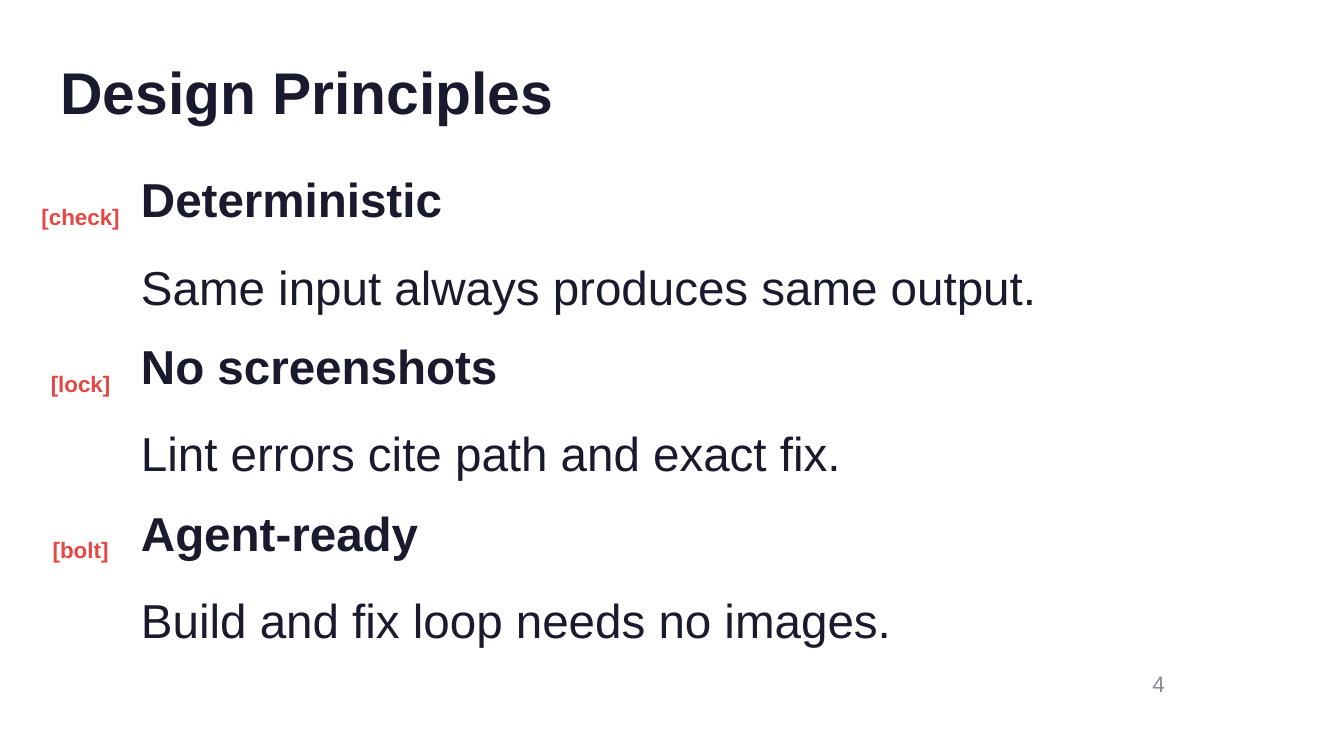
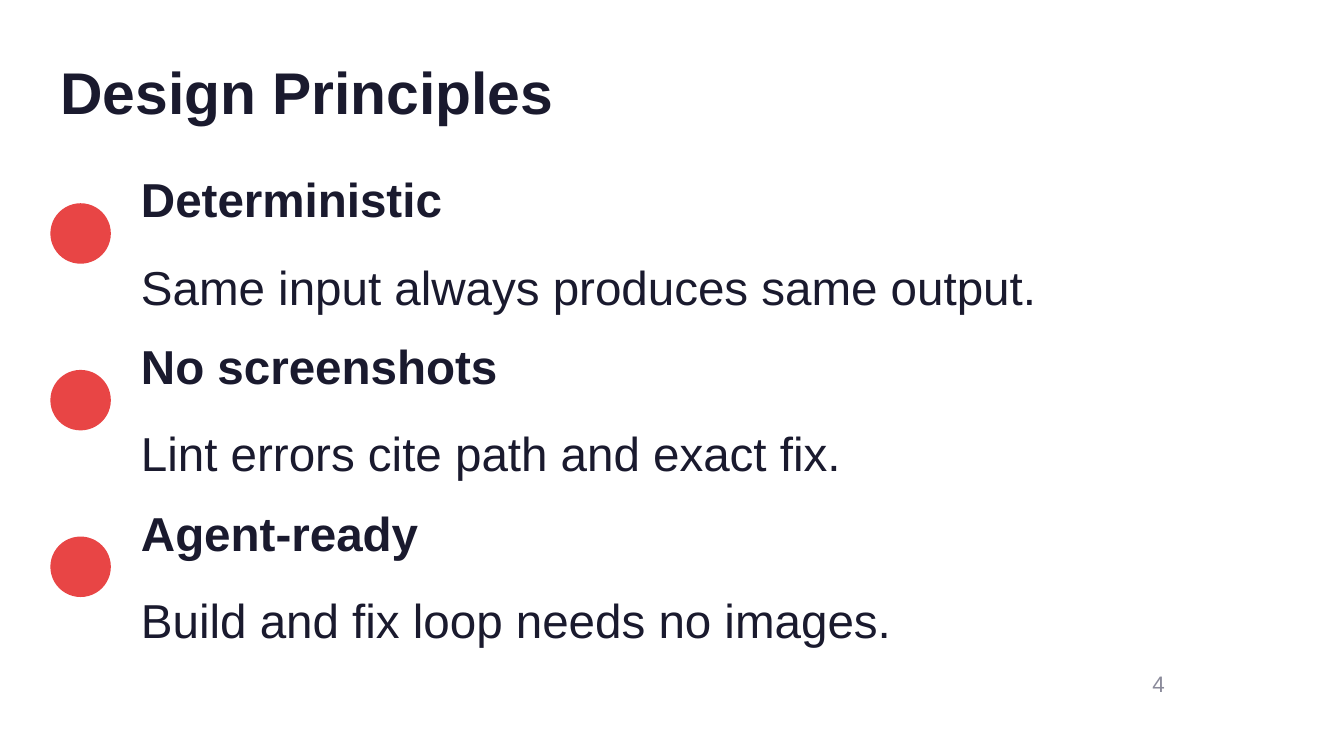
Before and after one commit to Victor-Palacios/SLaiDES, a slide deck: slide 4 of examples/demo-5.pptx. Drawn at 1344x756 pixels with LibreOffice and Linux fonts; fonts in the diff are those of the drawing. Boxes give left, top, right and bottom in pixels: in the first picture for what was removed or moved away, otherwise in the second. Text is boxed around its words. In the diff, an @@ line names an element or a change of style, - is before the commit and + after.

```diff
--- a/examples/demo-5.pptx
+++ b/examples/demo-5.pptx
@@ text in ellipse at (41,208,119,230): text removed @@
-[check]
@@ text in ellipse at (51,375,111,397): text removed @@
-[lock]
@@ 3 ellipses: place and size @@
-3 ellipses at (41,208,119,563)
+3 ellipses at (50,204,111,597)
@@ fill none to #E84545 in 3 elements at (50,204,111,264), (50,370,111,431), (50,536,111,597) @@
@@ text in ellipse at (53,541,109,563): text removed @@
-[bolt]
```
Also in this commit, not shown: 6 other files.
